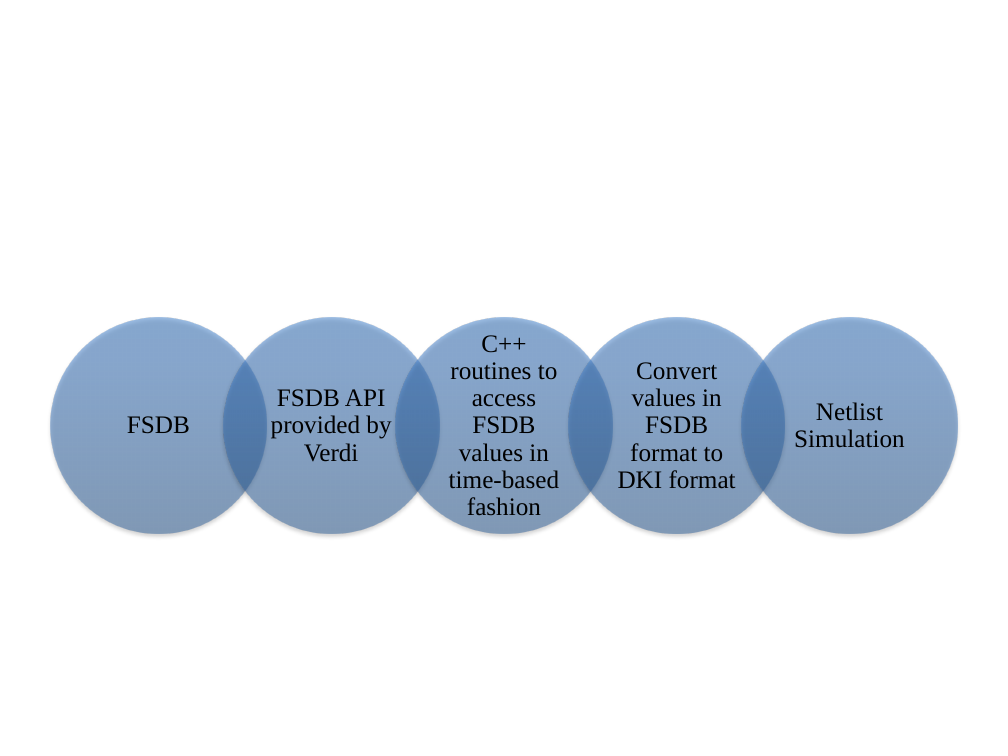
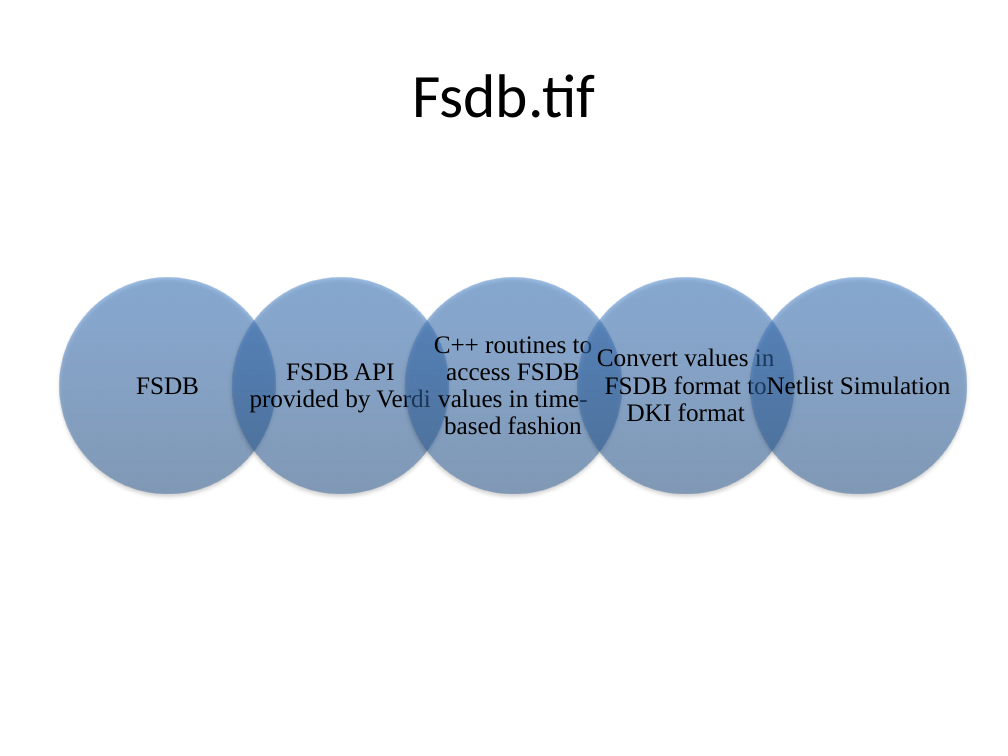
Before and after one commit to miramohan/thesis_first, a slide deck: slide 12 of pptFigures.pptx (slide 11 before the commit). Drawn at 1008x756 pixels with LibreOffice and Linux fonts; fonts in the diff are those of the drawing. Boxes give left, top, right and bottom in pixels: in the first picture for what was removed or moved away, otherwise in the second. Text is boxed around its words. In the diff, an @@ line names an element or a change of style, - is before the commit and + after.

```diff
--- a/pptFigures.pptx
+++ b/pptFigures.pptx
@@ title added at (412,74,595,118), 44 pt, text #000000 @@
+Fsdb.tif
@@ text "FSDB": place and size @@
-text "FSDB" at (127,416,190,434)
+text "FSDB" at (136,377,199,395)
@@ text "FSDB API provided by Verdi" rewrapped from (271,389,391,462) to (250,363,431,413) @@
@@ 5 ellipses: place and size @@
-5 ellipses at (50,318,958,533)
+5 ellipses at (59,278,967,494)
@@ text "C++ routines to access FSDB ..." rewrapped from (449,335,559,515) to (434,333,593,435) @@
@@ text "Convert values in FSDB format ..." rewrapped from (618,362,736,489) to (597,346,775,422) @@
@@ text "Netlist Simulation" rewrapped from (794,402,904,448) to (767,374,950,400) @@
```
Also in this commit, not shown: 8 other slides changed, 2 slides added, 1 slide removed, 7 other files.
